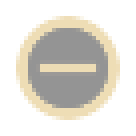
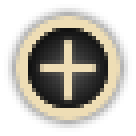
Comparing the layer stacks of the two 136x136 images. Changes:
hid "Layer copy" over <box>36,60,100,76</box>
showed "Layer" over <box>36,36,100,104</box>
added layer "Layer #7" above "Layer #1" over <box>24,24,112,112</box>
"Layer #1": opacity 63% → 100% over <box>24,24,112,112</box>
added layer "Layer #6" (47%) above "Layer #2" over <box>4,4,132,132</box>
